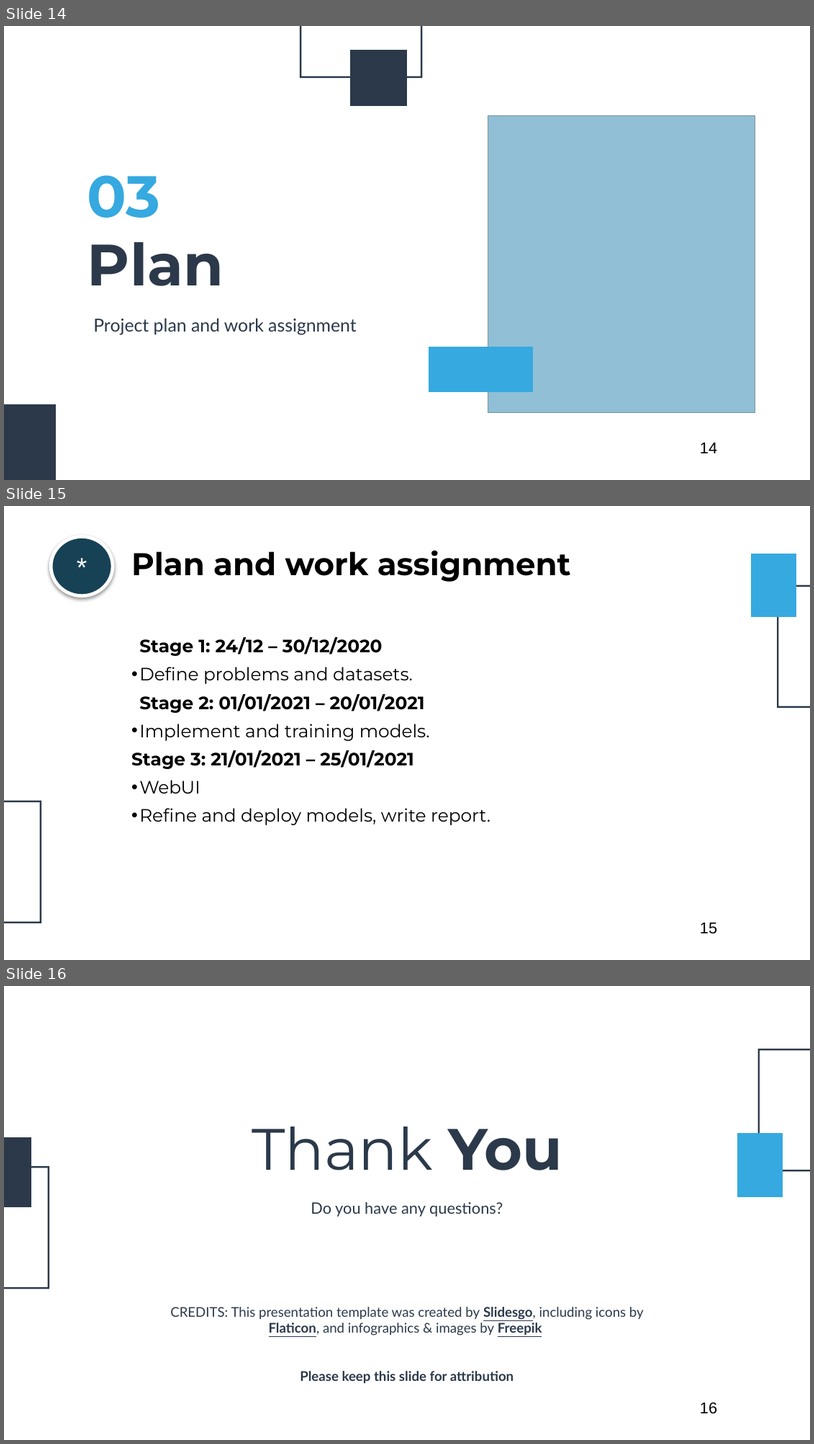
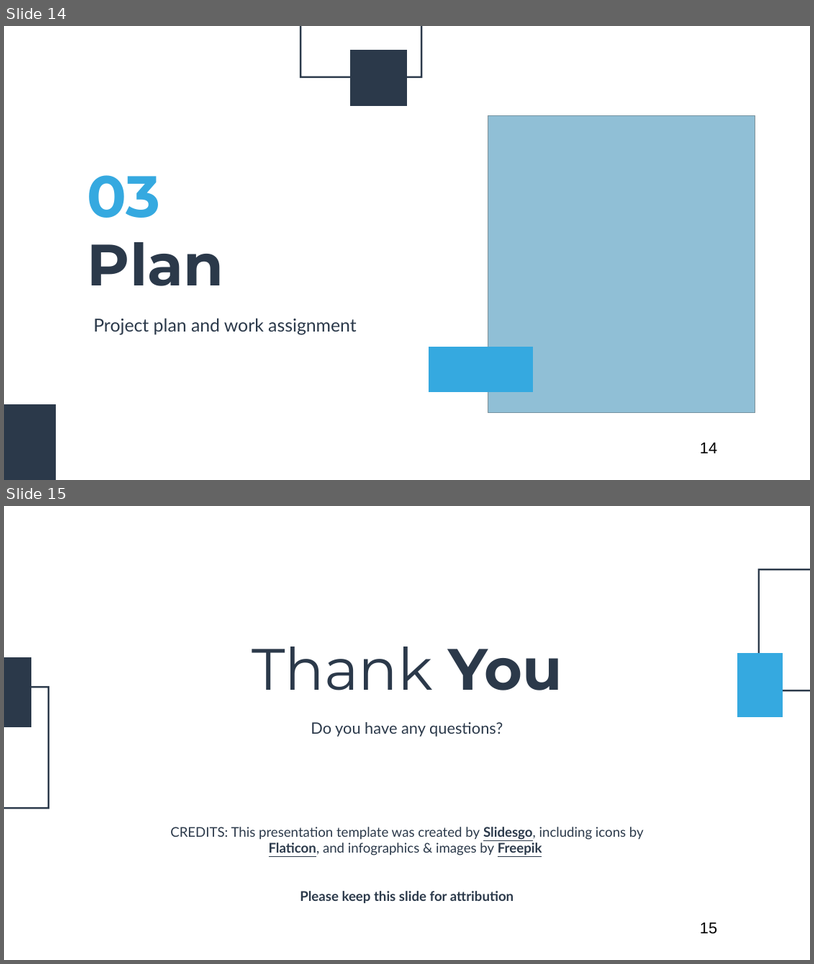
Before and after one commit to VNOpenAI/ai-doctor, a slide deck: static/slides/vnopenai-vn-accent.pptx. Shown one above the other, each under a label of ours: slides 14, 15 and 16 before the commit, slides 14 and 15 after it. The pictures are 814x1444 and 814x964 pixels, drawn with LibreOffice and Linux fonts; fonts in the diff are those of the drawing; grey boxes stand for pictures. Boxes give left, top, right and bottom in pixels: in the first picture for what was removed or moved away, otherwise in the second. Text is boxed around its words. In the diff, an @@ line names an element or a change of style, - is before the commit and + after.

Commit message:
Update dataset info

```diff
--- a/static/slides/vnopenai-vn-accent.pptx
+++ b/static/slides/vnopenai-vn-accent.pptx
@@ slide 15 removed at [4,506,810,960], background #FFFFFF; not listed: 1 template element that a slide beside it also shows @@
@@ ellipse removed at [51,537,113,595] @@
-*
@@ text removed at [131,550,571,582] @@
-Plan and work assignment
@@ freeform shape removed at [752,554,797,617] @@
@@ freeform shape removed at [777,585,810,708] @@
@@ text removed at [131,637,491,825] @@
-Stage 1: 24/12 – 30/12/2020
-• Define problems and datasets.
-Stage 2: 01/01/2021 – 20/01/2021
-• Implement and training models.
-Stage 3: 21/01/2021 – 25/01/2021
-• WebUI
-• Refine and deploy models, write report.
@@ freeform shape removed at [4,800,41,923] @@
@@ what was slide 16 is now slide 15 @@
@@ page number at [700,922,718,934]: text changed @@
-16
+15
```
Also in this commit, not shown: 2 slides changed, 3 other files.
